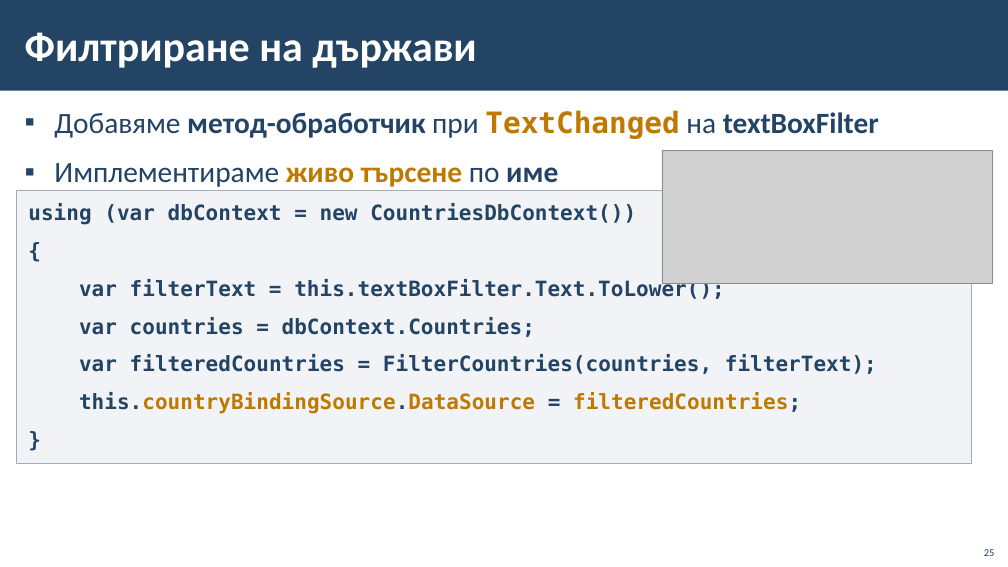
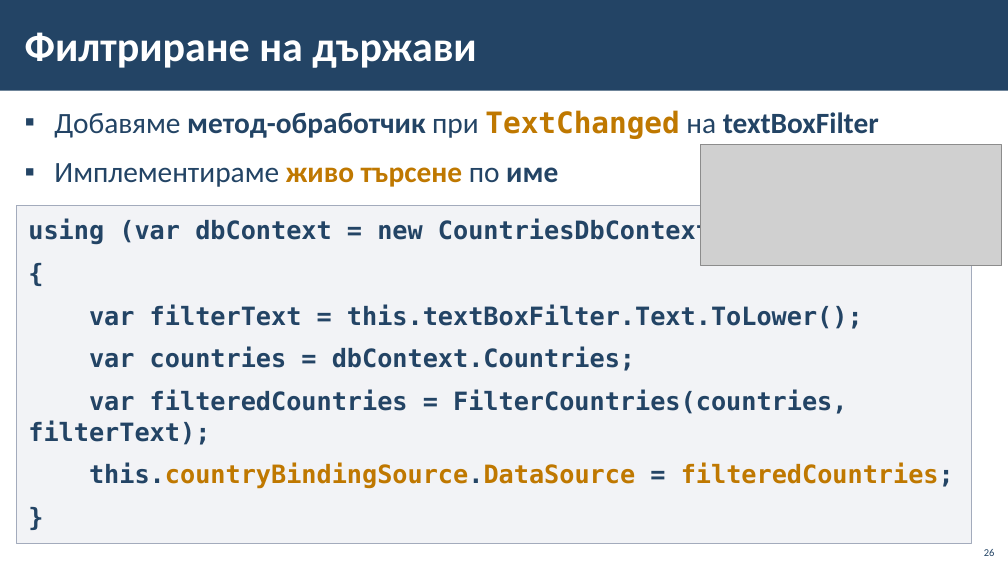
Before and after one commit to BG-IT-Edu/School-Programming, a slide deck: slide 26 of Courses/Software-Sciences/Module-4-Information-Systems-New/08-Navigation-between-Tables/08-Navigation-between-Tables.pptx (slide 25 before the commit). Drawn at 1008x567 pixels with LibreOffice and Linux fonts; fonts in the diff are those of the drawing; grey boxes stand for pictures; background and template pictures are left out. Boxes give left, top, right and bottom in pixels: in the first picture for what was removed or moved away, otherwise in the second. Text is boxed around its words. In the diff, an @@ line names an element or a change of style, - is before the commit and + after.

```diff
--- a/Courses/Software-Sciences/Module-4-Information-Systems-New/08-Navigation-between-Tables/08-Navigation-between-Tables.pptx
+++ b/Courses/Software-Sciences/Module-4-Information-Systems-New/08-Navigation-between-Tables/08-Navigation-between-Tables.pptx
@@ picture: place and size @@
-picture at box(662, 151, 993, 284)
+picture at box(701, 145, 1002, 266)
@@ rectangle "using (var dbContext = new ...": place and size @@
-rectangle "using (var dbContext = new ..." at box(17, 191, 972, 463)
+rectangle "using (var dbContext = new ..." at box(17, 206, 972, 544)
@@ rectangle "using (var dbContext = new ..." at box(17, 206, 972, 544): size 20 to 24 pt @@
```
Also in this commit, not shown: 2 other slides changed, 1 slide added.
